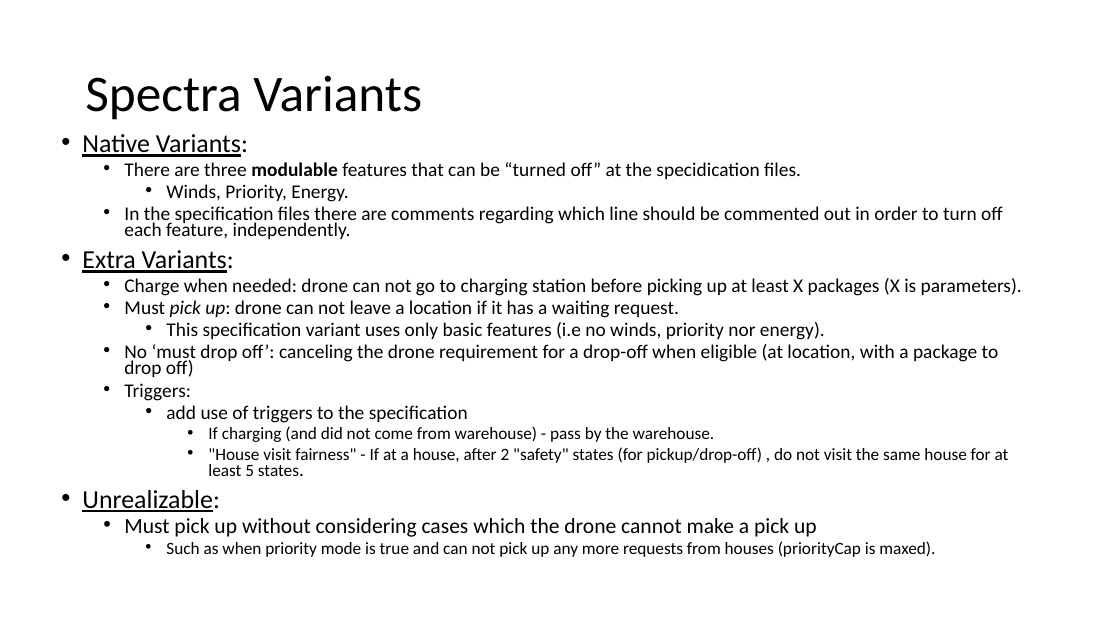
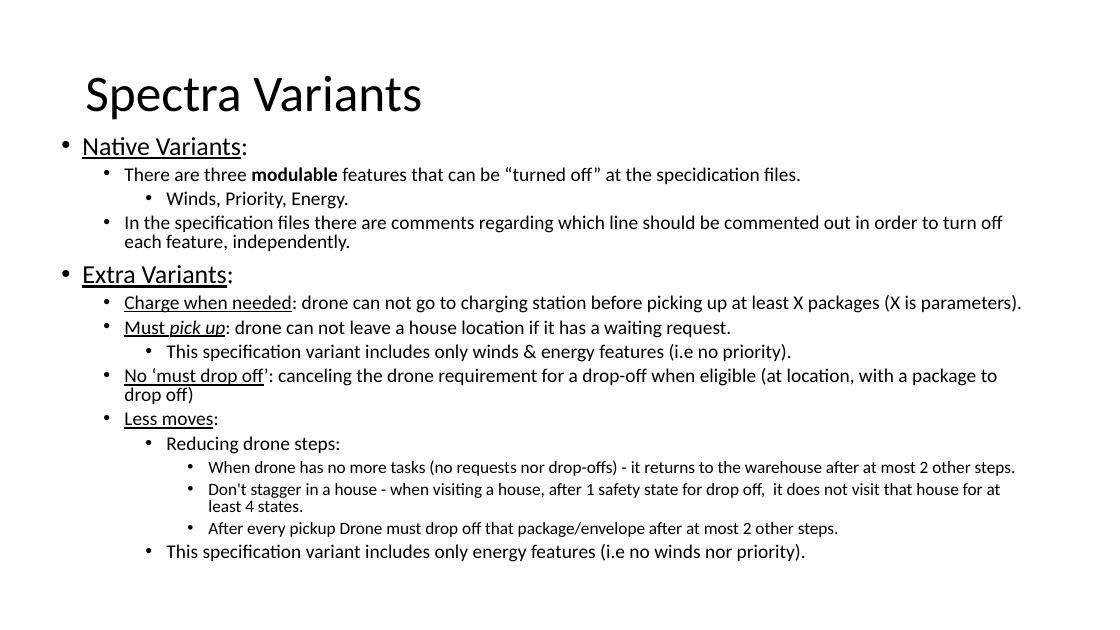
Before and after one commit to GuyHaviv37/DeliveryDroneSpectra, a slide deck: slide 12 of docs/final presentation.pptx. Drawn at 1120x630 pixels with LibreOffice and Linux fonts; fonts in the diff are those of the drawing. Boxes give left, top, right and bottom in pixels: in the first picture for what was removed or moved away, otherwise in the second. Text is boxed around its words. In the diff, an @@ line names an element or a change of style, - is before the commit and + after.

Commit message:
update presentation

```diff
--- a/docs/final presentation.pptx
+++ b/docs/final presentation.pptx
@@ text at (82, 137, 1022, 404): underline on in "Charge when needed:", "No ‘must drop off’:"; line spacing 0.7 to 0.8 @@
@@ text at (124, 320, 792, 362): text changed @@
-  • Must pick up: drone can not leave a location if it has a waiting request.
-    • This specification variant uses only basic features (i.e no winds, priority nor energy).
+  • Must pick up: drone can not leave a house location if it has a waiting request.
+    • This specification variant includes only winds & energy features (i.e no priority).
@@ text at (124, 412, 1016, 562): text changed @@
-  • Triggers:
-    • add use of triggers to the specification
-      • If charging (and did not come from warehouse) - pass by the warehouse.
-      • "House visit fairness" - If at a house, after 2 "safety" states (for pickup/drop-off) , do not visit the same house for at least 5 states.
-• Unrealizable:
-  • Must pick up without considering cases which the drone cannot make a pick up
-    • Such as when priority mode is true and can not pick up any more requests from houses (priorityCap is maxed).
+  • Less moves:
+    • Reducing drone steps:
+      • When drone has no more tasks (no requests nor drop-offs) - it returns to the warehouse after at most 2 other steps.
+      • Don't stagger in a house - when visiting a house, after 1 safety state for drop off, it does not visit that house for at least 4 states.
+      • After every pickup Drone must drop off that package/envelope after at most 2 other steps.
+    • This specification variant includes only energy features (i.e no winds nor priority).
```
Also in this commit, not shown: 1 slide added, 3 other files.
